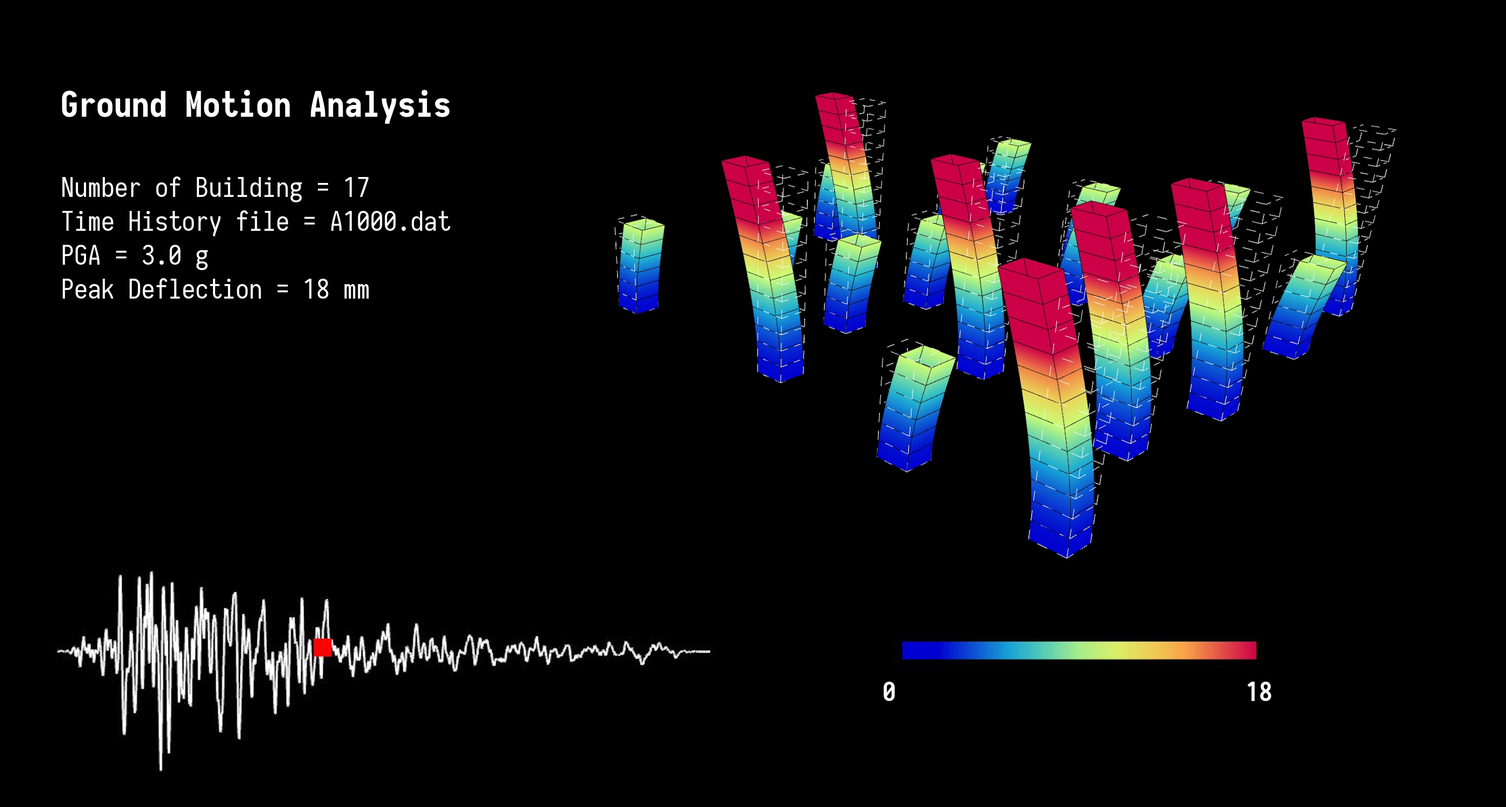
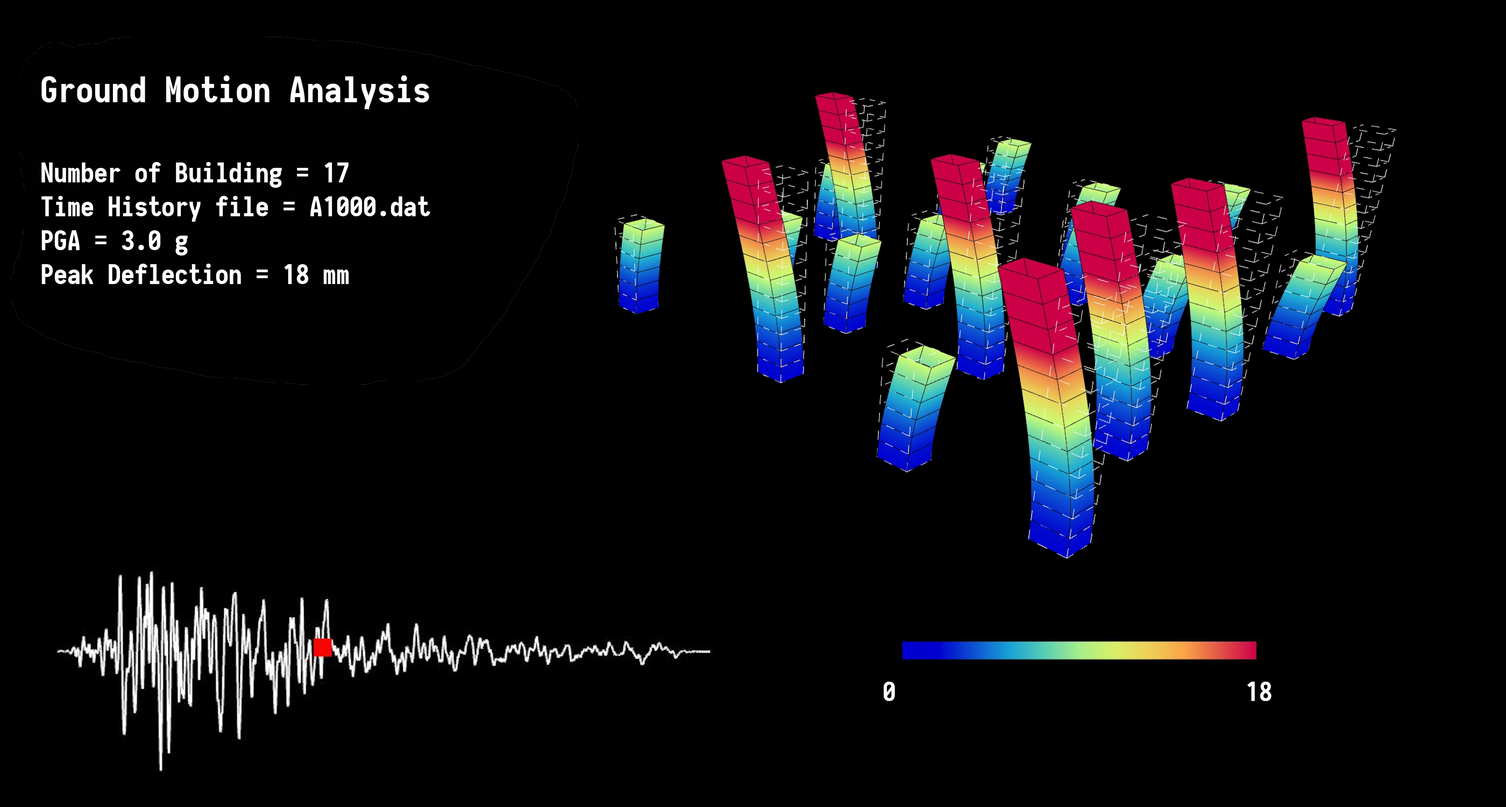
The second 1506 x 807 image is a revision of the first. Changes to its layers:
removed layer "Ground Motion Analysis ..." over [61, 89, 451, 299]
renamed "0 18" to "Ground Motion Analysis ...", painted on it over [41, 75, 1272, 701]
removed layer "EarthQuakeEdit.jpg" over [9, 36, 1272, 701]
added layer "EarthQuakeEdit.png" above "Layer" over [9, 36, 1272, 701]
added layer "Layer" over [9, 36, 579, 385]
